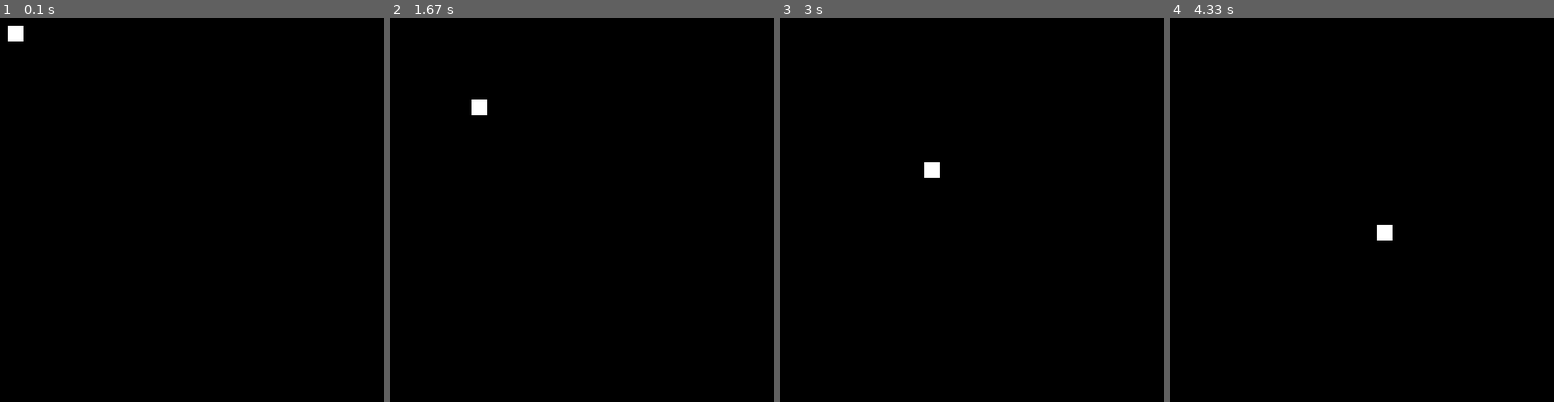
Above: before the commit, frames 1-4 (left to right).
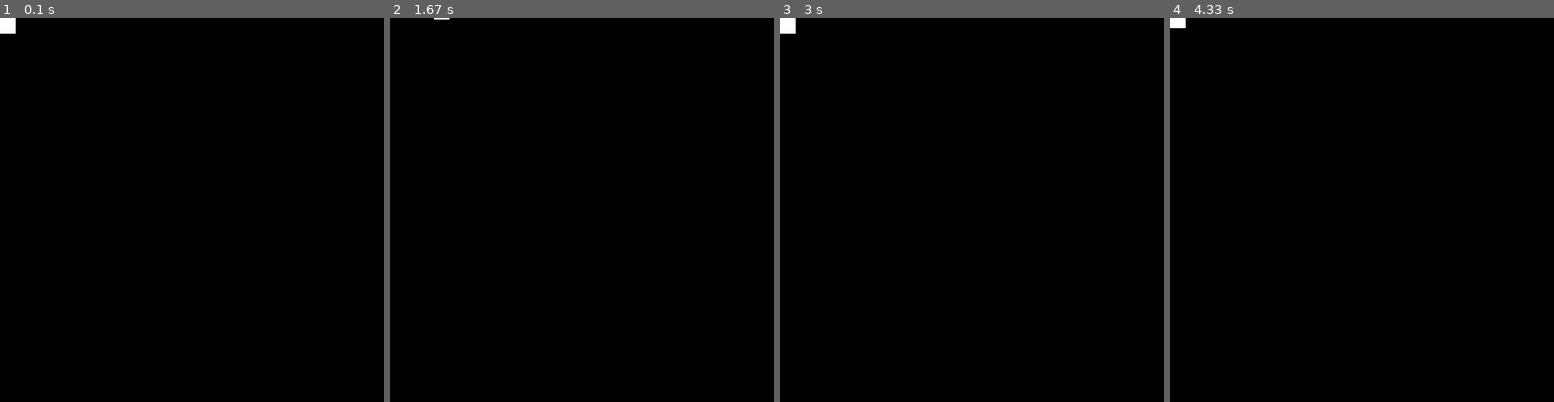
Above: after the commit, the same moments.

Repository: doremifasollasi/goIT_python-marathon-pygame
Game: pygame game, started from main.py
Same seed, same stepped clock (60 frames per second), same inputs: the game is played once before the commit and once after it.
Inputs:
- Up to frame 1 (0.1 s): no input
- Up to frame 2 (1.67 s): hold Right 0.33-0.8 s; hold Up 0.83-1.13 s; hold Right 1.17-1.63 s
- Up to frame 3 (3 s): hold Left 1.67-2.2 s; hold Down 2.23-2.53 s; hold Left 2.57-2.97 s
- Up to frame 4 (4.33 s): hold Up 3-3.37 s; hold Down from 4.07 s (still down)

The runs differ from the first frame. In frame 1, 0.2% of the frame differs, in the area x 0-7%, y 0-7%; in frame 2, 0.2%; in frame 3, 0.3%, in the area x 0-42%, y 0-42%; in frame 4, 0.3%.

Commit message:
Added control keys up, down, left, right

Diff:
--- a/main.py
+++ b/main.py
@@ -1,5 +1,5 @@
 import pygame
-from pygame.constants import QUIT
+from pygame.constants import QUIT, K_DOWN, K_UP, K_RIGHT, K_LEFT
 
 pygame.init()
 
@@ -16,7 +16,7 @@
 ball = pygame.Surface((20, 20))
 ball.fill(WHITE)
 ball_rect = ball.get_rect() #координати положення ball - початкове(0,0)
-ball_speed = [1,1]
+ball_speed = 1
 
 is_working = True
 
@@ -24,20 +24,34 @@
     for event in pygame.event.get():
         if event.type == QUIT:
             is_working = False  # pygame.quit()
-    ball_rect = ball_rect.move(ball_speed)
 
-    if ball_rect.bottom >= height or ball_rect.top <= 0: #відбивання м'яча від верхньої та нижньої сторони ігрового поля зі зміною кольору
-        ball.fill((RED))
-        ball_speed[1] = -ball_speed[1]
+    # ball_rect = ball_rect.move(ball_speed) перенесли в команду K_DOWN
 
-    if ball_rect.right >= width or ball_rect.left <= 0: #відбивання м'яча від правої та лівої сторони ігрового поля зі зміною кольору
-        ball.fill((GREEN))
-        ball_speed[1] = -ball_speed[1]
+    # if ball_rect.bottom >= height or ball_rect.top <= 0: #відбивання м'яча від верхньої та нижньої сторони ігрового поля зі зміною кольору
+    #     ball.fill((RED))
+    #     ball_speed[1] = -ball_speed[1]
+
+    # if ball_rect.right >= width or ball_rect.left <= 0: #відбивання м'яча від правої та лівої сторони ігрового поля зі зміною кольору
+    #     ball.fill((GREEN))
+    #     ball_speed[1] = -ball_speed[1]
+
+    pressed_key = pygame.key.get_pressed()
 
     main_surface.fill(BLACK)
 
     main_surface.blit(ball, ball_rect)
 
+    if pressed_key[K_DOWN]: #додаємо керування клавіши ВНИЗ
+        ball_rect = ball_rect.move(0, ball_speed)
+
+    if pressed_key[K_UP]: #додаємо керування клавіши ДОГОРИ
+        ball_rect = ball_rect.move(0, -ball_speed)
+
+    if pressed_key[K_RIGHT]: #додаємо керування клавіши ПРАВОРУЧ
+        ball_rect = ball_rect.move(ball_speed, 0)
+
+    if pressed_key[K_LEFT]: #додаємо керування клавіши ЛІВОРУЧ
+        ball_rect = ball_rect.move(-ball_speed, 0)
 
     # main_surface.fill((155,155,155))
     pygame.display.flip()
